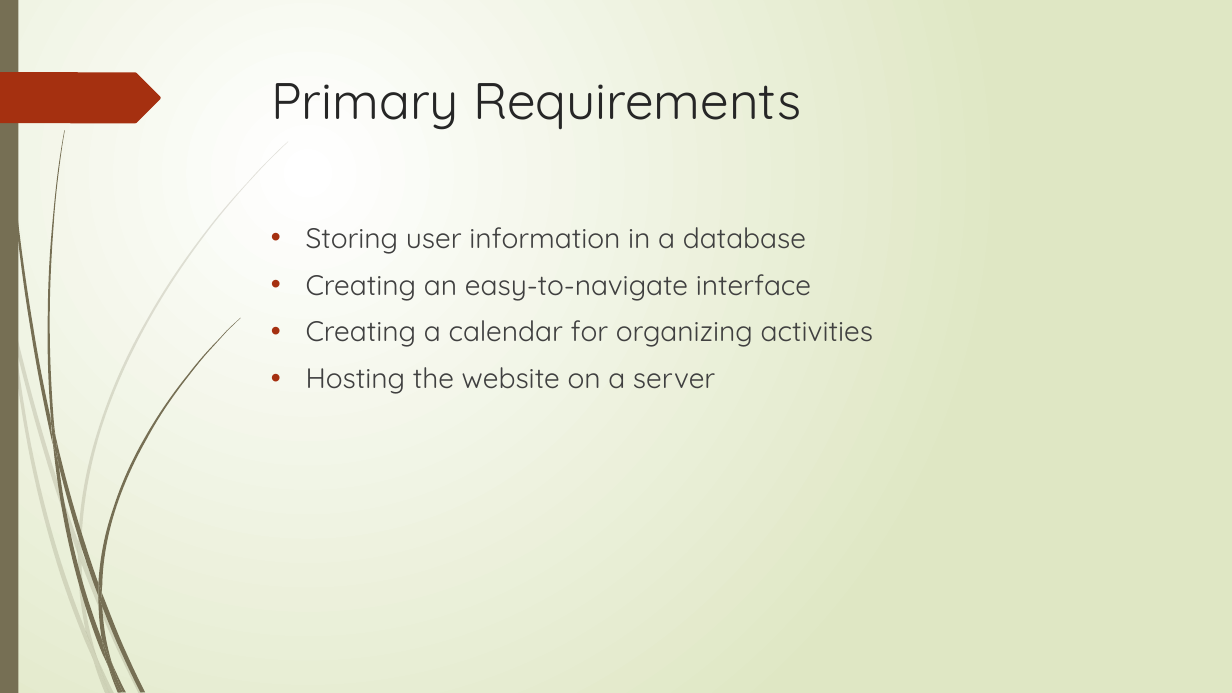
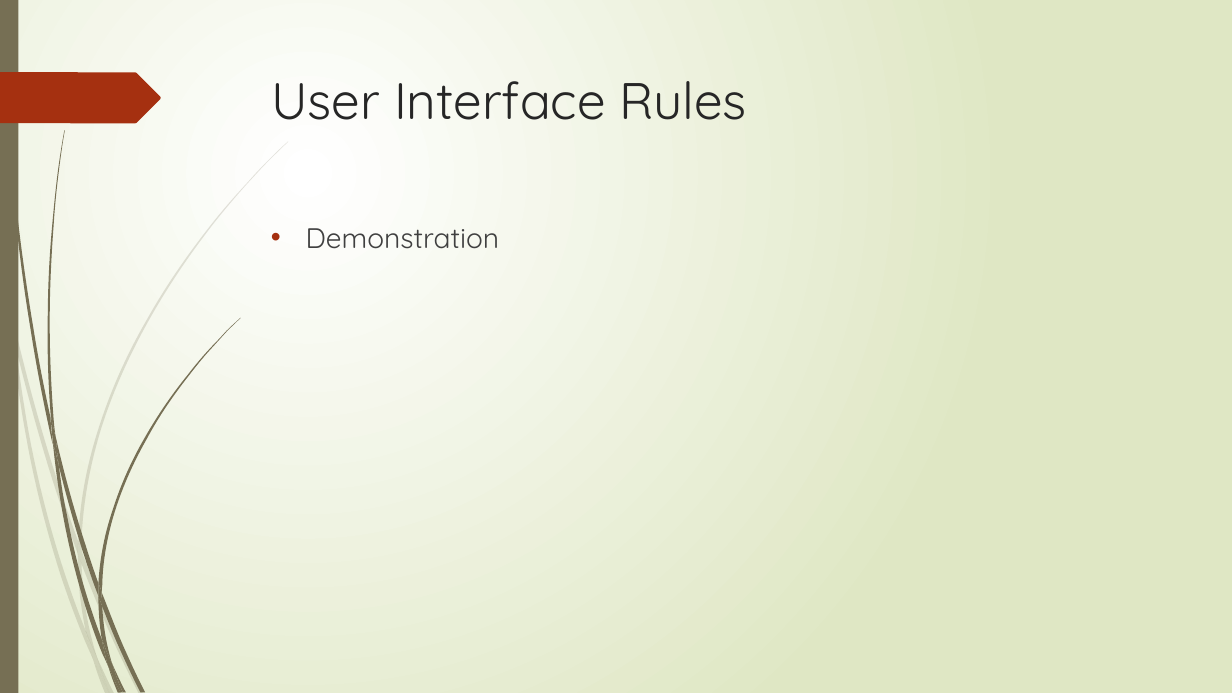
Before and after one commit to cs480GroupCAKE/PIEWebsite, a slide deck: slide 8 of Presentation/Presentation Two/Presentation Two.pptx (slide 11 before the commit). Drawn at 1232x693 pixels with LibreOffice and Linux fonts; fonts in the diff are those of the drawing. Boxes give left, top, right and bottom in pixels: in the first picture for what was removed or moved away, otherwise in the second. Text is boxed around its words. In the diff, an @@ line names an element or a change of style, - is before the commit and + after.

```diff
--- a/Presentation/Presentation Two/Presentation Two.pptx
+++ b/Presentation/Presentation Two/Presentation Two.pptx
@@ title at box(271, 81, 747, 120): text changed @@
-Primary Requirements
+User Interface Rules
@@ text at box(306, 228, 500, 249): text changed @@
-• Storing user information in a database
-• Creating an easy-to-navigate interface
-• Creating a calendar for organizing activities
-• Hosting the website on a server
+• Demonstration
```
Also in this commit, not shown: 1 other slide changed, 8 slides added, 13 slides removed.
